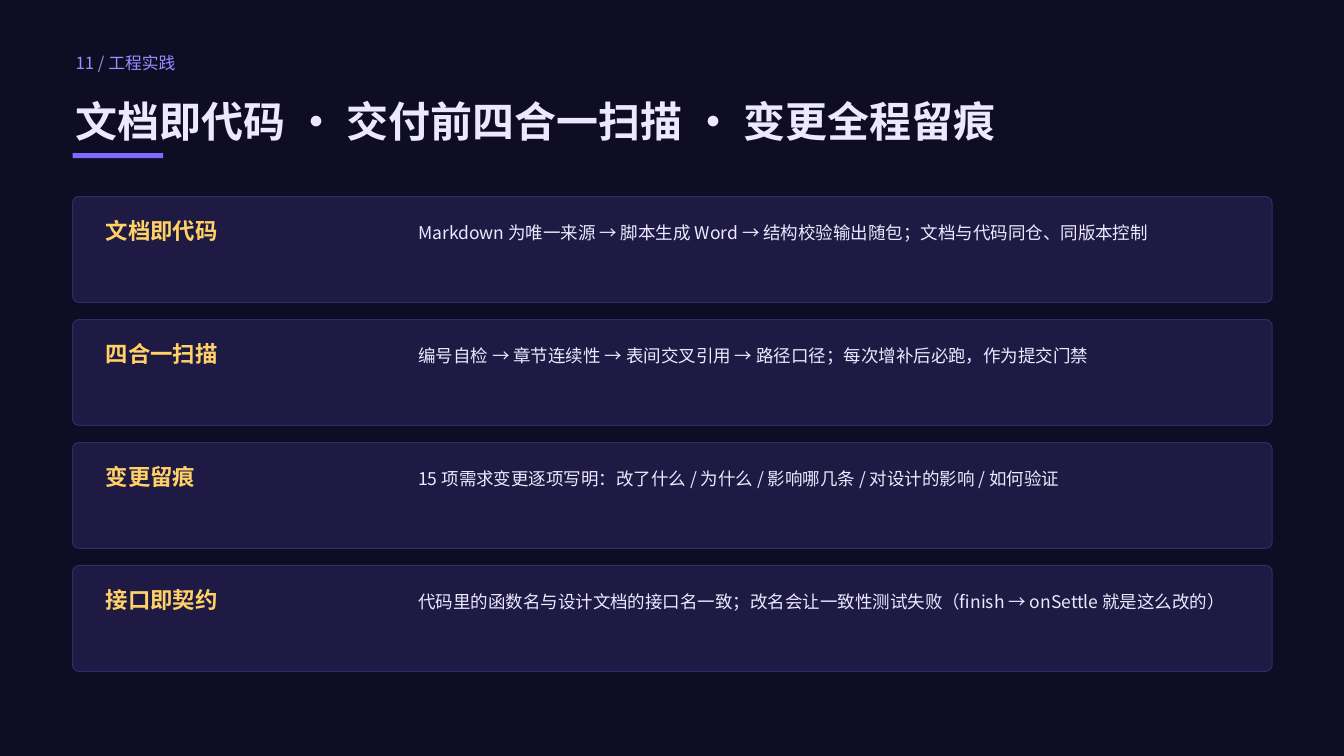
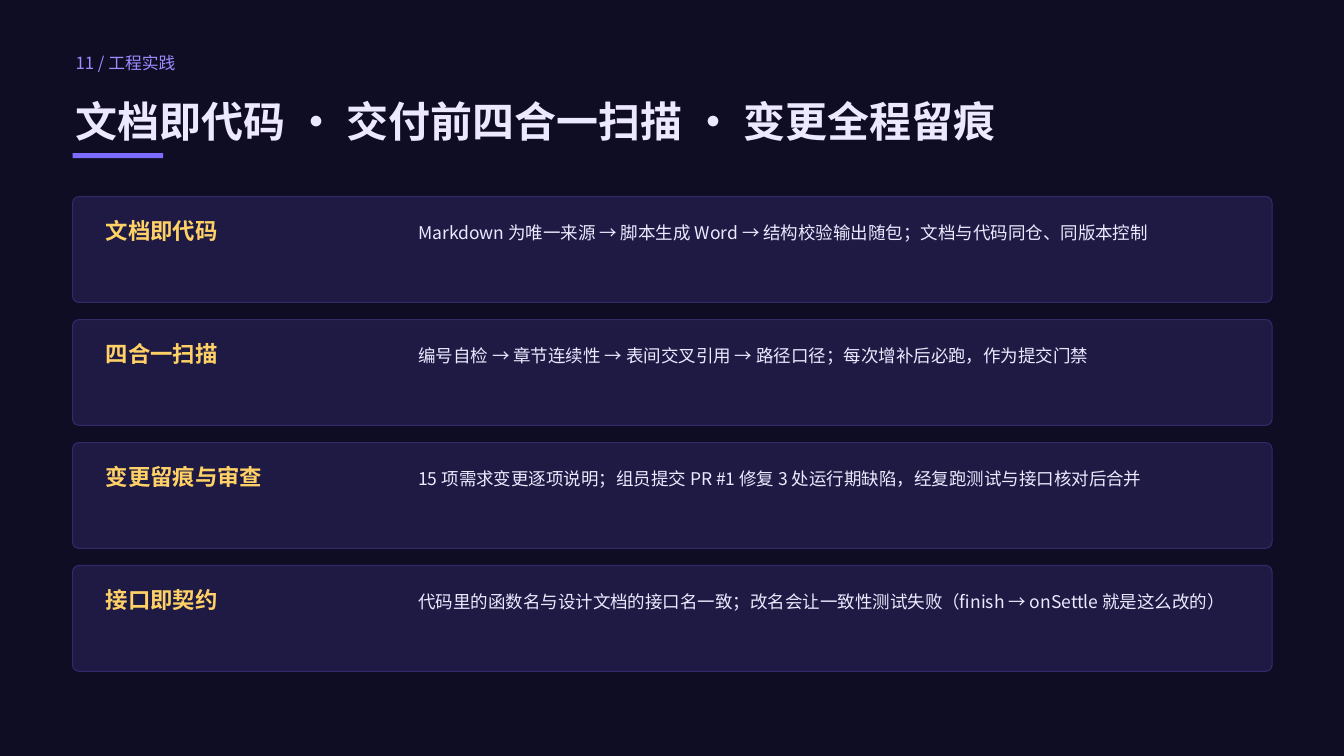
Before and after one commit to bottledkzk/software-engineering-lab, a slide deck: slide 12 of 选题一_益智消除网页游戏/演示材料/02_演示PPT.pptx. Drawn at 1344x756 pixels with LibreOffice and Linux fonts; fonts in the diff are those of the drawing. Boxes give left, top, right and bottom in pixels: in the first picture for what was removed or moved away, otherwise in the second. Text is boxed around its words. In the diff, an @@ line names an element or a change of style, - is before the commit and + after.

Commit message:
docs: 记录 PR #1 的协作与缺陷修复（README 问题表 + 分工说明 + 演示材料）
- game/README.md：问题表新增第 6 行——交换后无法操作/得分为 undefined 的三处运行期缺陷（对象误当数组、HUD 字段名、动画 Promise 不 resolve），标注由组员实测发现、PR #1 修复
- 演示材料/03_分工与贡献.md：新增"手机端实测与缺陷修复"分工行（组员主导、维护者复核合并）；答辩分工补"协作流程"一项；协作留痕补 PR #1 与合并提交 8da9bed
- 演示材料/01_演示脚本.md：7:30–8:00 环节改为两人合讲（组员讲 PR 修复故事）；旁白稿与 Q9 同步
- 演示材料/02_演示PPT：工程实践页改为"变更留痕与审查"、分工页按实际贡献更新；重新导出 PDF

```diff
--- a/选题一_益智消除网页游戏/演示材料/02_演示PPT.pptx
+++ b/选题一_益智消除网页游戏/演示材料/02_演示PPT.pptx
@@ text at (106,466,262,487): text changed @@
-变更留痕
+变更留痕与审查
@@ text at (418,470,1142,488): text changed @@
-15 项需求变更逐项写明：改了什么 / 为什么 / 影响哪几条 / 对设计的影响 / 如何验证
+15 项需求变更逐项说明；组员提交 PR #1 修复 3 处运行期缺陷，经复跑测试与接口核对后合并
```
Also in this commit, not shown: 1 other slide changed, 5 other files.
